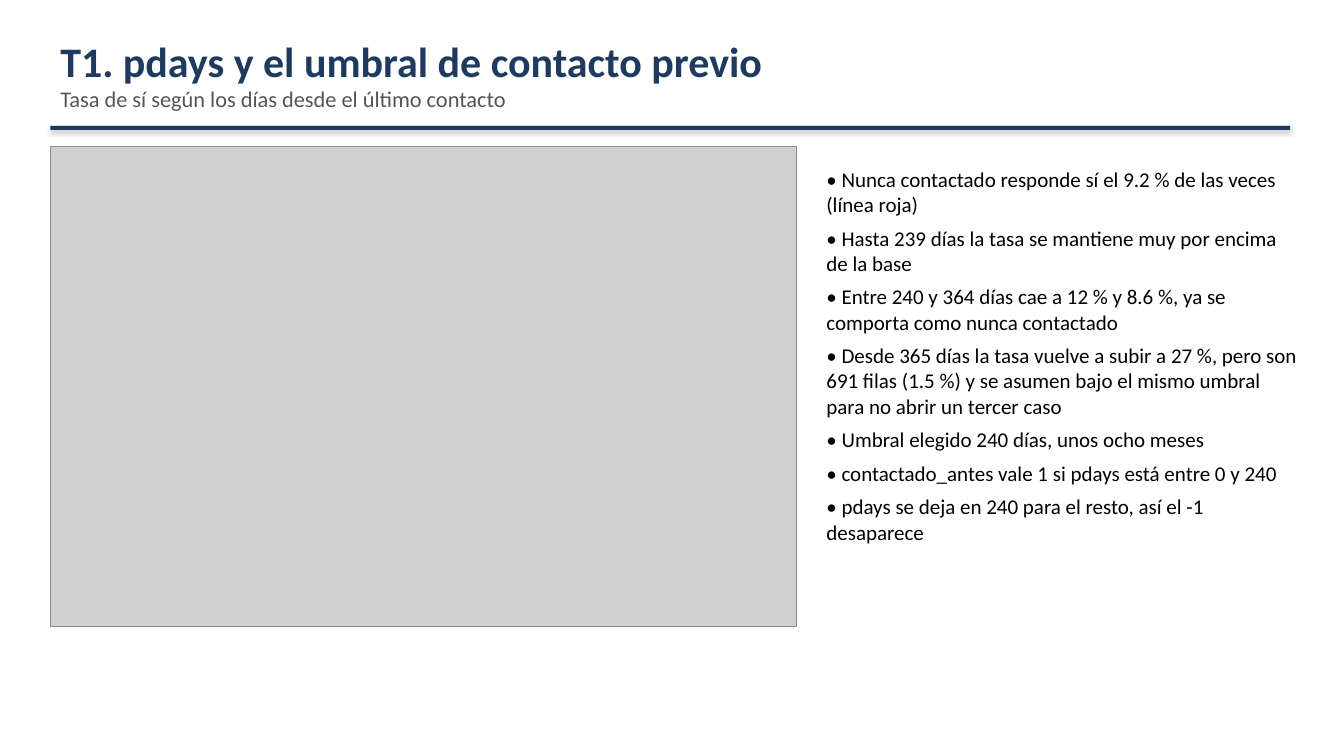
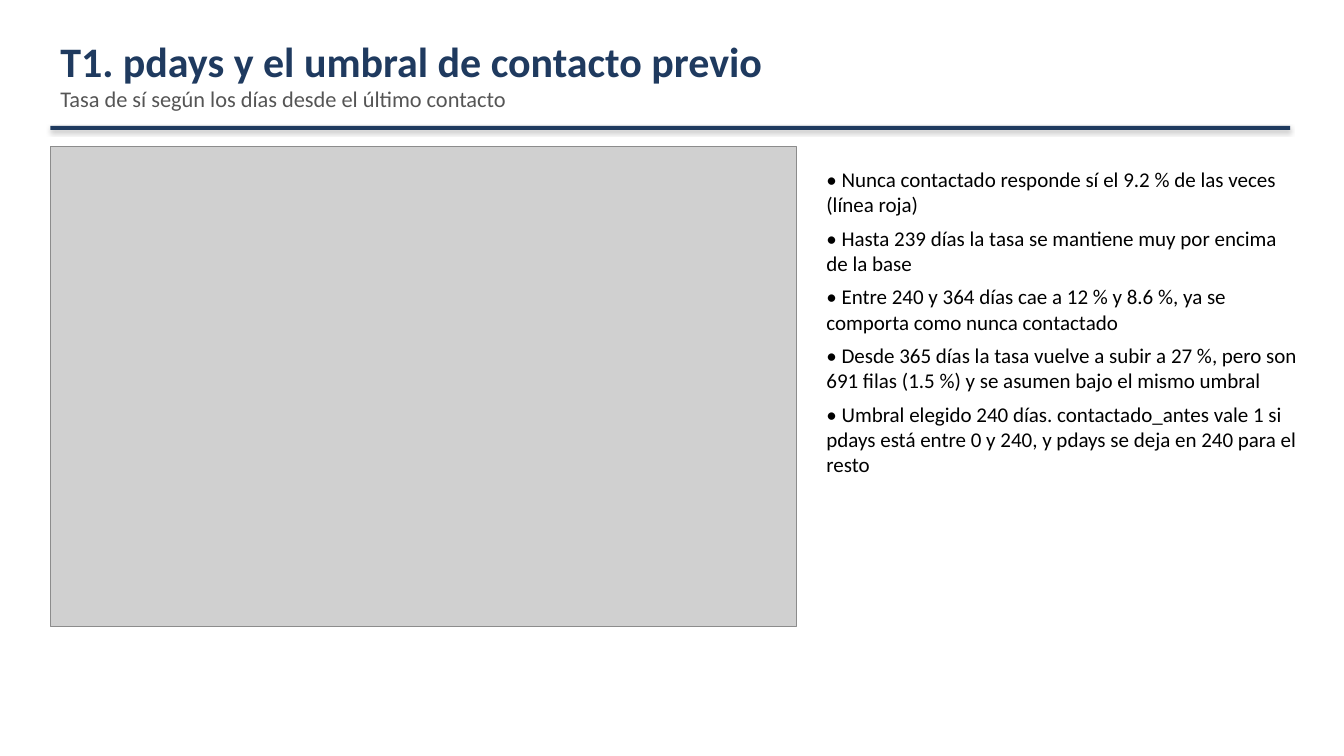
Before and after one commit to Checho019/maestria-inteligencia-computacional, a slide deck: slide 6 of Exposicion Bank/exposicion_bank.pptx (slide 8 before the commit). Drawn at 1344x756 pixels with LibreOffice and Linux fonts; fonts in the diff are those of the drawing; grey boxes stand for pictures. Boxes give left, top, right and bottom in pixels: in the first picture for what was removed or moved away, otherwise in the second. Text is boxed around its words. In the diff, an @@ line names an element or a change of style, - is before the commit and + after.

```diff
--- a/Exposicion Bank/exposicion_bank.pptx
+++ b/Exposicion Bank/exposicion_bank.pptx
@@ text at (826,348,1296,472): text changed @@
-• Desde 365 días la tasa vuelve a subir a 27 %, pero son 691 filas (1.5 %) y se asumen bajo el mismo umbral para no abrir un tercer caso
-• Umbral elegido 240 días, unos ocho meses
-• contactado_antes vale 1 si pdays está entre 0 y 240
-• pdays se deja en 240 para el resto, así el -1 desaparece
+• Desde 365 días la tasa vuelve a subir a 27 %, pero son 691 filas (1.5 %) y se asumen bajo el mismo umbral
+• Umbral elegido 240 días. contactado_antes vale 1 si pdays está entre 0 y 240, y pdays se deja en 240 para el resto
```
Also in this commit, not shown: 7 other slides changed, 1 slide added, 6 slides removed, 3 other files.
